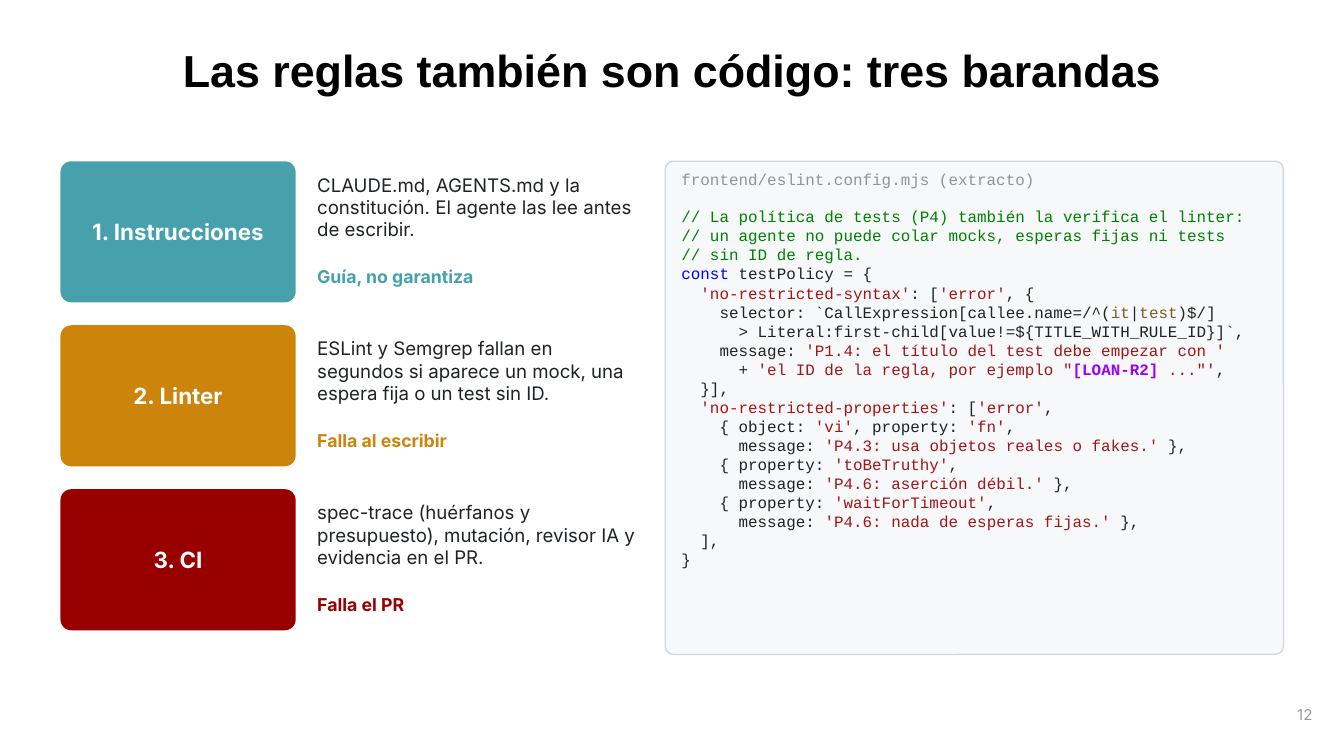
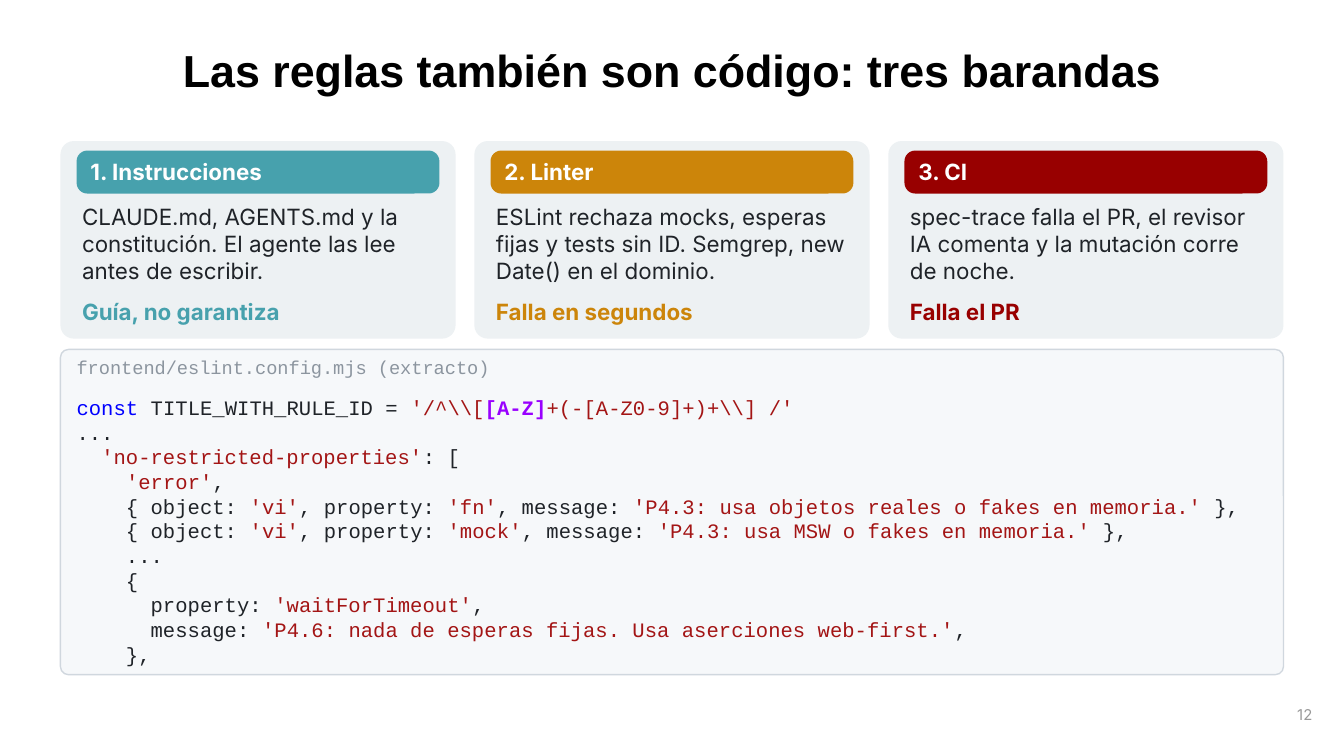
Before and after one commit to UC-IIC-3143-Software-Development/full_stack_testing, a slide deck: slide 12 of docs/presentacion/Full-Stack-Testing-IA-DevSecOps.pptx. Drawn at 1344x756 pixels with LibreOffice and Linux fonts; fonts in the diff are those of the drawing. Boxes give left, top, right and bottom in pixels: in the first picture for what was removed or moved away, otherwise in the second. Text is boxed around its words. In the diff, an @@ line names an element or a change of style, - is before the commit and + after.

```diff
--- a/docs/presentacion/Full-Stack-Testing-IA-DevSecOps.pptx
+++ b/docs/presentacion/Full-Stack-Testing-IA-DevSecOps.pptx
@@ rounded rectangle added at [60,141,456,339], fill #EDF1F3 @@
@@ rounded rectangle added at [474,141,870,339], fill #EDF1F3 @@
@@ rounded rectangle added at [888,141,1284,339], fill #EDF1F3 @@
@@ rounded rectangle "1. Instrucciones": place and size @@
-rounded rectangle "1. Instrucciones" at [60,161,296,302]
+rounded rectangle "1. Instrucciones" at [77,151,439,194]
@@ rounded rectangle "2. Linter": place and size @@
-rounded rectangle "2. Linter" at [60,325,296,466]
+rounded rectangle "2. Linter" at [491,151,853,194]
@@ alignment centre to left; proportions changed in 3 elements at [77,151,439,194], [491,151,853,194], [905,151,1267,194] @@
@@ rounded rectangle "3. CI": place and size @@
-rounded rectangle "3. CI" at [60,489,296,630]
+rounded rectangle "3. CI" at [905,151,1267,194]
@@ text "CLAUDE.md, AGENTS.md y la constitución. ...": place and size @@
-text "CLAUDE.md, AGENTS.md y la constitución. ..." at [317,178,631,236]
+text "CLAUDE.md, AGENTS.md y la constitución. ..." at [82,208,398,280]
@@ text "CLAUDE.md, AGENTS.md y la constitución. ..." at [82,208,398,280]: size 10 to 12 pt; less space between paragraphs @@
@@ text added at [496,208,845,282], 12 pt, text #1F2328 @@
+ESLint rechaza mocks, esperas fijas y tests sin ID. Semgrep, new Date() en el dominio.
@@ text added at [910,208,1245,280], 12 pt, text #1F2328 @@
+spec-trace falla el PR, el revisor IA comenta y la mutación corre de noche.
@@ text "Guía, no garantiza": place and size @@
-text "Guía, no garantiza" at [317,269,473,287]
+text "Guía, no garantiza" at [82,303,280,325]
@@ text "Guía, no garantiza" at [82,303,280,325]: size 9.5 to 12 pt @@
@@ text "Falla el PR" at [910,303,1020,321]: size 9.5 to 12 pt @@
@@ text "Falla el PR": place and size @@
-text "Falla el PR" at [317,598,404,611]
+text "Falla el PR" at [910,303,1020,321]
@@ text at [496,303,693,325]: text changed; size 10 to 12 pt; text colour #1F2328 to #CC850A; bold on @@
-spec-trace (huérfanos y presupuesto), mutación, revisor IA y evidencia en el PR.
+Falla en segundos
@@ rounded rectangle: place and size @@
-rounded rectangle at [665,161,1284,655]
+rounded rectangle at [60,349,1284,675]
@@ rounded rectangle at [60,349,1284,675]: proportions changed @@
@@ text "frontend/eslint.config.mjs (extracto)": place and size @@
-text "frontend/eslint.config.mjs (extracto)" at [681,173,1034,188]
+text "frontend/eslint.config.mjs (extracto)" at [77,361,490,378]
@@ text "frontend/eslint.config.mjs (extracto)" at [77,361,490,378]: size 8.5 to 10 pt @@
@@ text removed at [317,341,624,404] @@
-ESLint y Semgrep fallan en segundos si aparece un mock, una espera fija o un test sin ID.
@@ text at [77,401,1201,642]: text changed; size 8.5 to 11 pt @@
-// La política de tests (P4) también la verifica el linter:
-// un agente no puede colar mocks, esperas fijas ni tests
-// sin ID de regla.
-const testPolicy = {
-'no-restricted-syntax': ['error', {
-selector: `CallExpression[callee.name=/^(it|test)$/]
-> Literal:first-child[value!=${TITLE_WITH_RULE_ID}]`,
-message: 'P1.4: el título del test debe empezar con '
-+ 'el ID de la regla, por ejemplo "[LOAN-R2] ..."',
-}],
-'no-restricted-properties': ['error',
-{ object: 'vi', property: 'fn',
-message: 'P4.3: usa objetos reales o fakes.' },
-{ property: 'toBeTruthy',
-message: 'P4.6: aserción débil.' },
-{ property: 'waitForTimeout',
-message: 'P4.6: nada de esperas fijas.' },
-],
-}
+const TITLE_WITH_RULE_ID = '/^\\[[A-Z]+(-[A-Z0-9]+)+\\] /'
+...
+'no-restricted-properties': [
+'error',
+{ object: 'vi', property: 'fn', message: 'P4.3: usa objetos reales o fakes en memoria.' },
+{ object: 'vi', property: 'mock', message: 'P4.3: usa MSW o fakes en memoria.' },
+...
+{
+property: 'waitForTimeout',
+message: 'P4.6: nada de esperas fijas. Usa aserciones web-first.',
+},
@@ text removed at [317,433,447,447] @@
-Falla al escribir
```
Also in this commit, not shown: 53 other slides changed, 11 slides added, 8 slides removed, 3 other files.
